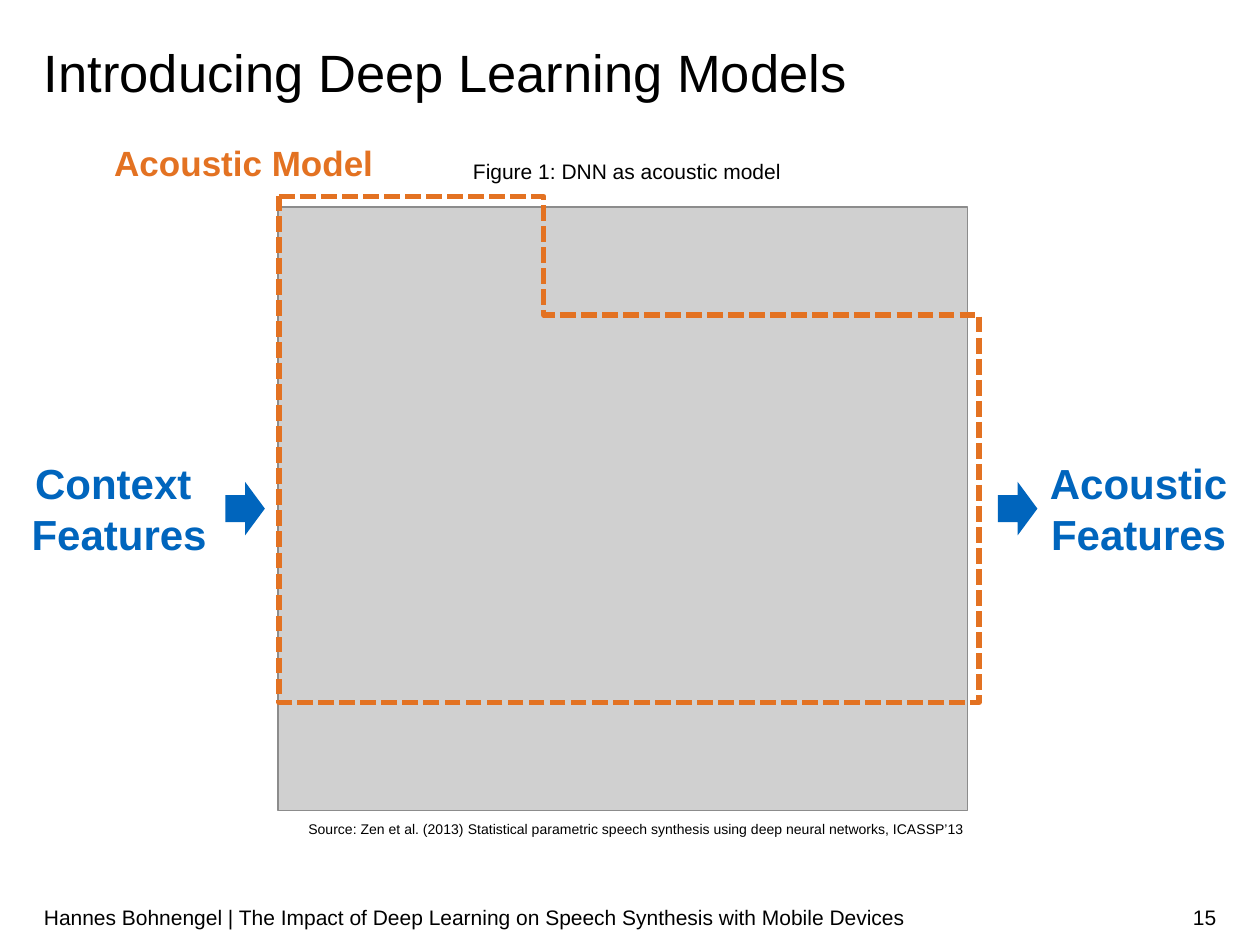
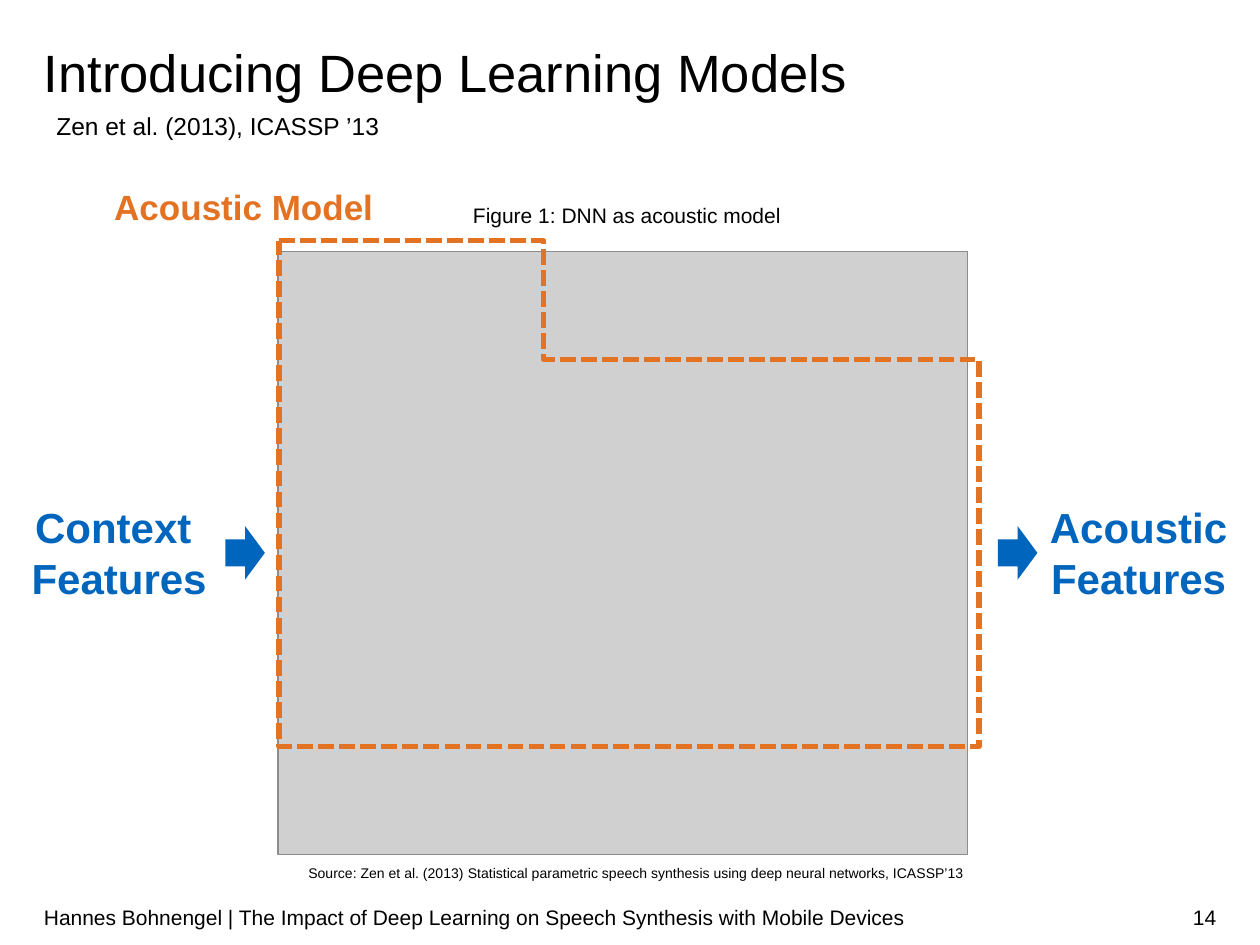
Before and after one commit to hannesb0/deeplearning, a slide deck: slide 14 of pres/Final_Presentation_V03.pptx (slide 15 before the commit). Drawn at 1260x945 pixels with LibreOffice and Linux fonts; fonts in the diff are those of the drawing; grey boxes stand for pictures; background and template pictures are left out. Boxes give left, top, right and bottom in pixels: in the first picture for what was removed or moved away, otherwise in the second. Text is boxed around its words. In the diff, an @@ line names an element or a change of style, - is before the commit and + after.

```diff
--- a/pres/Final_Presentation_V03.pptx
+++ b/pres/Final_Presentation_V03.pptx
@@ text added at (x1=56, y1=117, x2=379, y2=140), 14 pt, text #000000 @@
+Zen et al. (2013), ICASSP ’13
@@ 5 texts, 2 right arrows, 1 picture, 1 corner moved together from (x1=32, y1=150, x2=1227, y2=837) to (x1=32, y1=194, x2=1227, y2=881) @@
@@ page number at (x1=1193, y1=910, x2=1216, y2=925): text changed @@
-15
+14
```
Also in this commit, not shown: 4 other slides changed, 1 other file.
